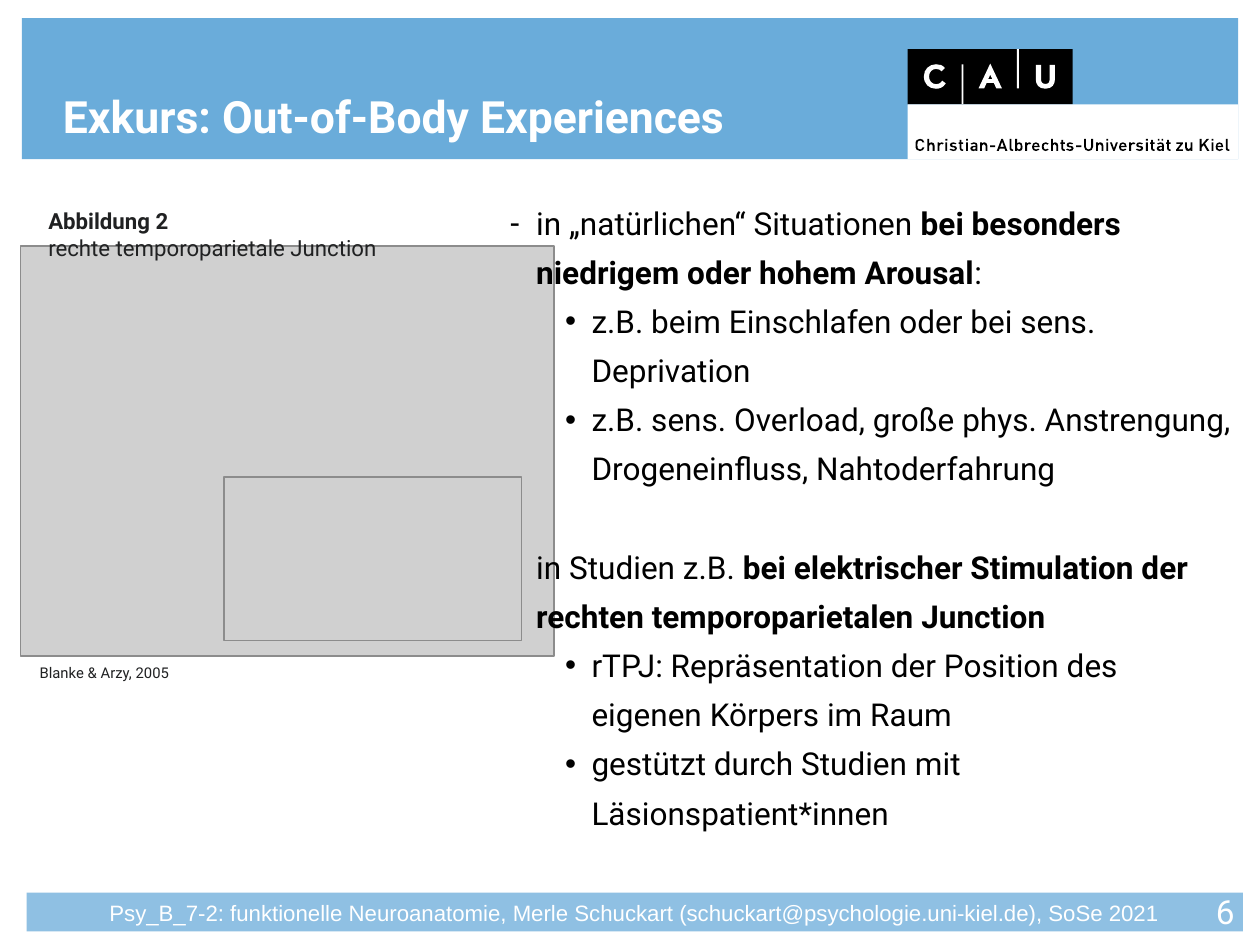
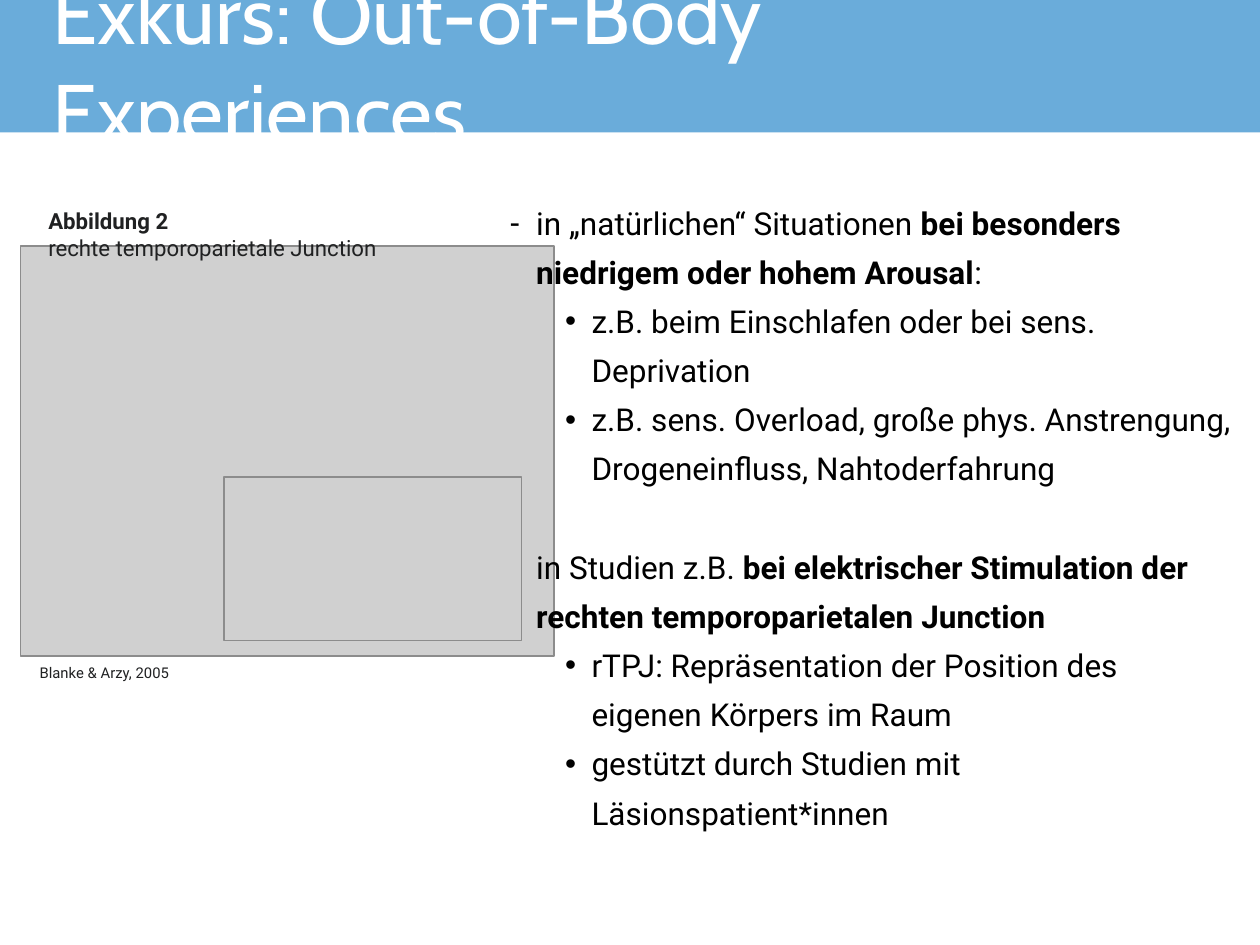
Before and after one commit to JuliusWelzel/teaching, a slide deck: slide 7 of seminars/funct_neuroanatomy_jw/Seminarfolien/FunNeuro_S07_Schmerz_MS.pptx (slide 6 before the commit). Drawn at 1260x945 pixels with LibreOffice and Linux fonts; fonts in the diff are those of the drawing; grey boxes stand for pictures; background and template pictures are left out. Boxes give left, top, right and bottom in pixels: in the first picture for what was removed or moved away, otherwise in the second. Text is boxed around its words. In the diff, an @@ line names an element or a change of style, - is before the commit and + after.

```diff
--- a/seminars/funct_neuroanatomy_jw/Seminarfolien/FunNeuro_S07_Schmerz_MS.pptx
+++ b/seminars/funct_neuroanatomy_jw/Seminarfolien/FunNeuro_S07_Schmerz_MS.pptx
@@ title "Exkurs: Out-of-Body Experiences": place and size @@
-title "Exkurs: Out-of-Body Experiences" at box(63, 99, 724, 143)
+title "Exkurs: Out-of-Body Experiences" at box(53, 0, 761, 160)
@@ title "Exkurs: Out-of-Body Experiences" at box(53, 0, 761, 160): size 24 to 44 pt, font Roboto to Cabin, bold off; vertical alignment bottom to middle @@
@@ rectangle: place and size @@
-rectangle at box(21, 19, 1239, 160)
+rectangle at box(0, 0, 1260, 132)
@@ group removed at box(908, 49, 1239, 159): 4 rectangles, 4 freeform shapes @@
@@ rectangle removed at box(27, 893, 1244, 932) @@
@@ text removed at box(109, 905, 1158, 926) @@
-Psy_B_7-2: funktionelle Neuroanatomie, Merle Schuckart (schuckart@psychologie.uni-kiel.de), SoSe 2021
@@ page number removed at box(1216, 900, 1235, 933) @@
-6
```
Also in this commit, not shown: 19 other slides changed, 3 slides added, 2 slides removed, 8 other files.
